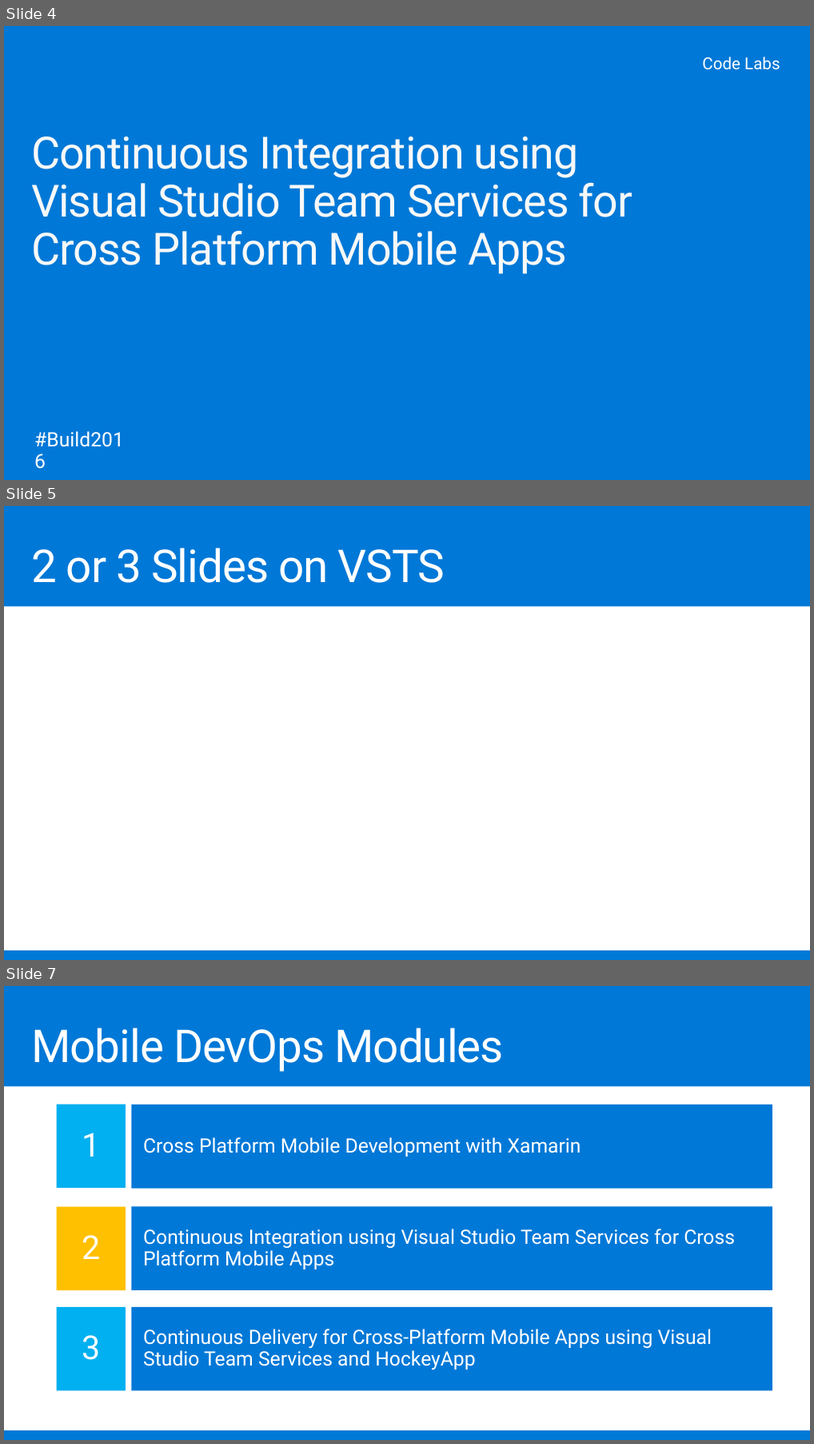
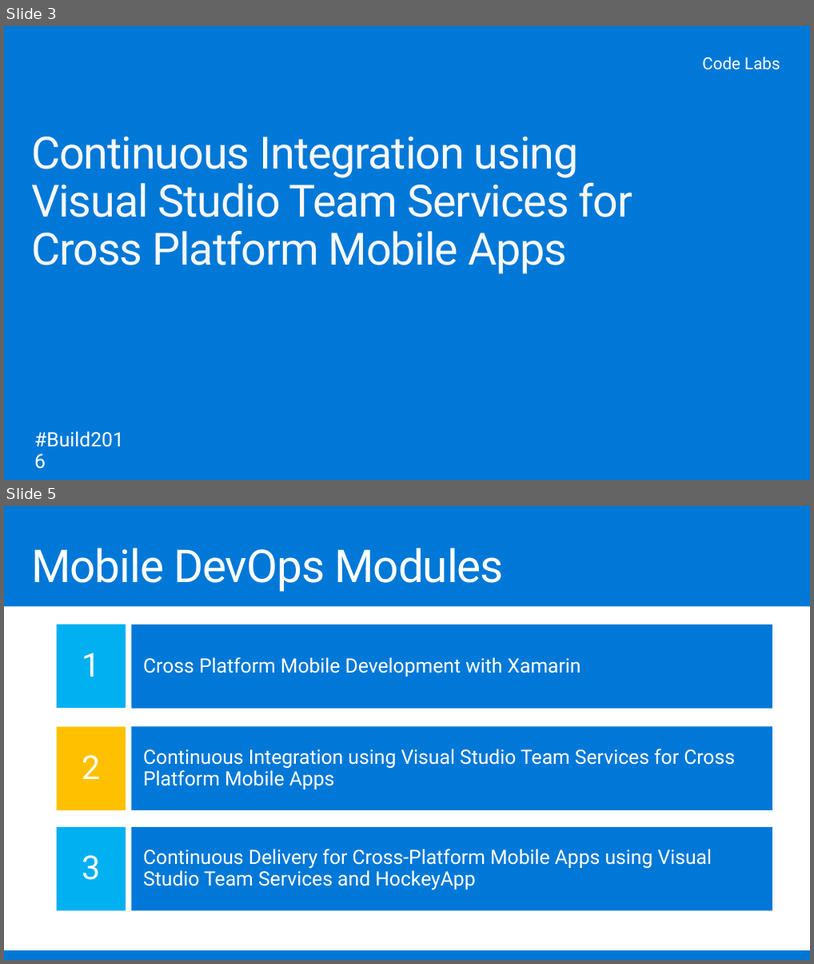
Before and after one commit to sriramdasbalaji/CodeLabs-MobileDevOps, a slide deck: Module2-CI/Slides/Mobile DevOps Module 2.pptx. Shown one above the other, each under a label of ours: slides 4, 5 and 7 before the commit, slides 3 and 5 after it; the slides between them are not shown. The pictures are 814x1444 and 814x964 pixels, drawn with LibreOffice and Linux fonts; fonts in the diff are those of the drawing; background and template pictures are left out. Boxes give left, top, right and bottom in pixels: in the first picture for what was removed or moved away, otherwise in the second. Text is boxed around its words. In the diff, an @@ line names an element or a change of style, - is before the commit and + after.

```diff
--- a/Module2-CI/Slides/Mobile DevOps Module 2.pptx
+++ b/Module2-CI/Slides/Mobile DevOps Module 2.pptx
@@ slide 5 removed at <box>4,506,810,960</box>, background #0078D7 @@
@@ title removed at <box>31,548,446,583</box> @@
-2 or 3 Slides on VSTS
@@ rectangle removed at <box>4,606,810,949</box> @@
@@ what was slide 4 is now slide 3 @@
@@ what was slide 7 is now slide 5 @@
```
Also in this commit, not shown: 1 slide added, 2 other slides removed, 2 other files.
